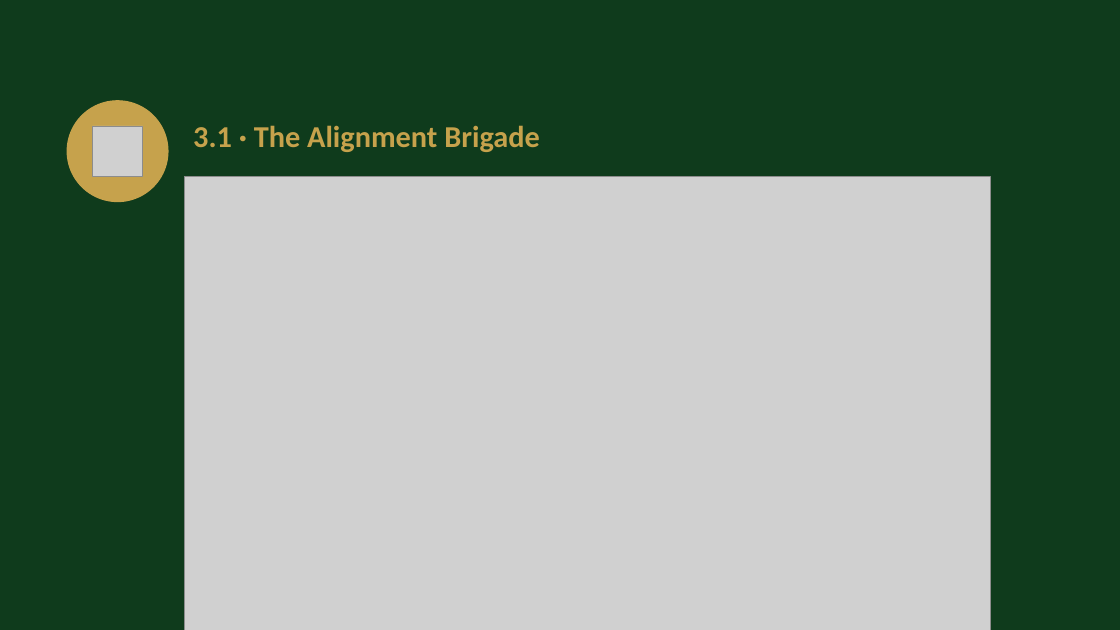
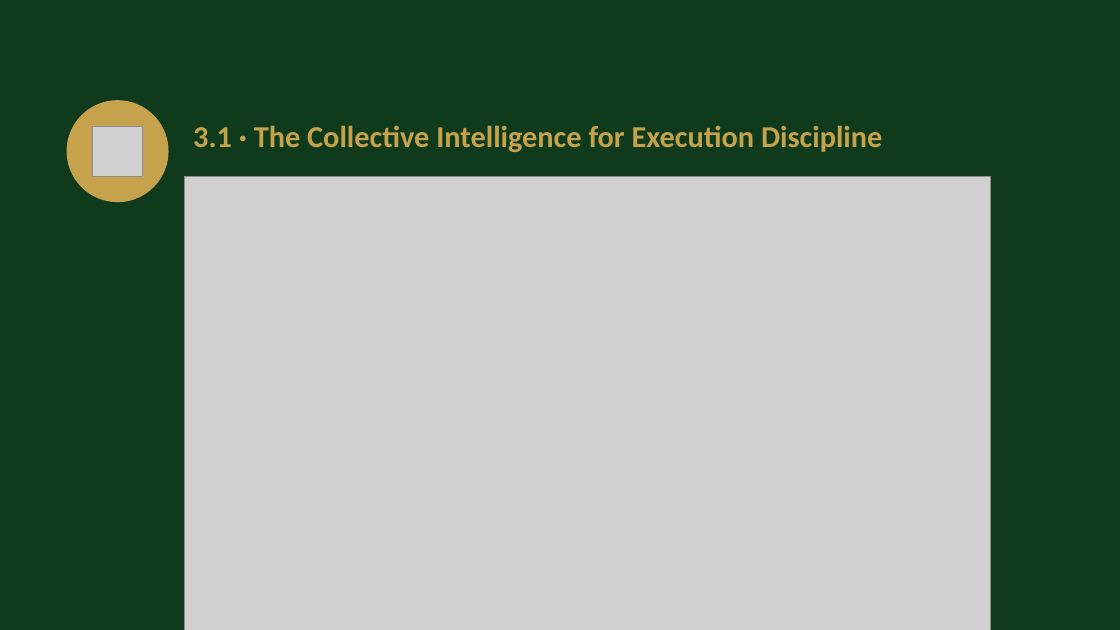
Before and after one commit to IBSL26/ibsl-platform, a slide deck: slide 18 of Unit decks/Unit 06 - Performance Management Setup.pptx. Drawn at 1120x630 pixels with LibreOffice and Linux fonts; fonts in the diff are those of the drawing; grey boxes stand for pictures. Boxes give left, top, right and bottom in pixels: in the first picture for what was removed or moved away, otherwise in the second. Text is boxed around its words. In the diff, an @@ line names an element or a change of style, - is before the commit and + after.

Commit message:
Alignment Brigade replaced by the collective intelligence for execution discipline (Units 3-7, 9, 12)

```diff
--- a/Unit decks/Unit 06 - Performance Management Setup.pptx
+++ b/Unit decks/Unit 06 - Performance Management Setup.pptx
@@ text at bbox=[193, 125, 882, 152]: text changed @@
-3.1 · The Alignment Brigade
+3.1 · The Collective Intelligence for Execution Discipline
```
Also in this commit, not shown: 18 other files.
